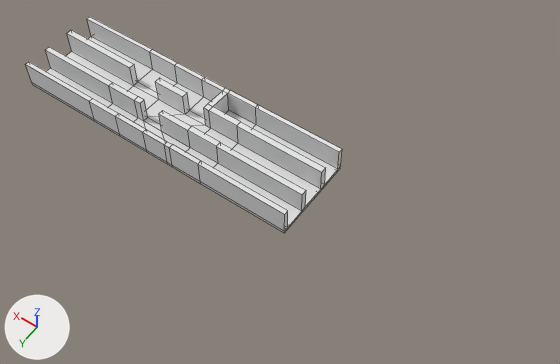
Before and after pictures for a commit that changed the Blender file maze.blend.
Both versions are drawn from a 50 mm lens placed at (-91.2, 57.7, 96.2), pointed at (-47.1, -4.0, -0.9). The axes (+X, +Y, +Z) are drawn at lower left. The lights are the same throughout. Mesh edges are drawn as thin lines.
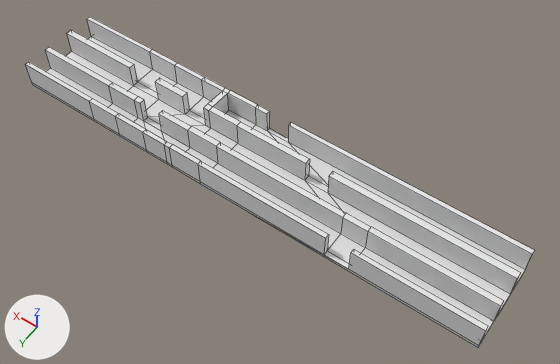
Commit message: Extend maze (for better testing)

What differs and where, as boxes (x1, y1, x2, y2) in the pictures (560 x 364 px):
'Cube', reshaped (61% wider, 53% taller)
    before: (25, 17, 342, 233)
    after: (25, 17, 535, 347)
part 1 of me_cube, built on
    before: (210, 105, 342, 233)
    after: (210, 105, 535, 347)

Edits to the bpy script that builds the scene:
```text
Change me_cube:
    used by ob_cube; location = (0.0, 0.0, 0.0)
    remove me_cube.from_pydata(...)  # 192 vertices, 193 faces; spans x -53.3..1.0, y -12.1..3.5, z -1.0..3.8
    add me_cube.from_pydata(...)  # 240 vertices, 241 faces; spans x -85.6..1.0, y -12.1..3.5, z -1.0..3.8
    me_cube part 1
    8 vertices are removed from x -53.3, y -12.1..3.5, z -1.0..3.8
    21 faces are deleted
    6 vertices in x -53.3, y -11.3..2.7, z -1.0 move by (9.0, 0.0, 0.0)
    4 vertices in x -53.3, y -7.4..-6.3, z -0.5..3.8 move by (3.0, 0.0, 0.0)
    3 vertices in x -53.3, y -12.1..-11.3, z -0.5..3.7 move by (14.0, 0.0, 0.0)
    3 vertices in x -53.3, y 2.7..3.5, z -0.5..3.8 move by (-7.2, 0.0, 0.0)
    42 vertices are added at x -85.6..-39.3, y -12.1..3.5, z -1.0..3.8
    8 new vertices lie (-4.3, 0.0, 0.0) away from vertices in x -53.3, y -11.3..2.7, z -1.0..-0.5
    6 new vertices lie (-37.0, 0.0, 0.0) away from vertices in x -48.6, y -11.3..2.7, z -1.0
    69 new faces join them
```
